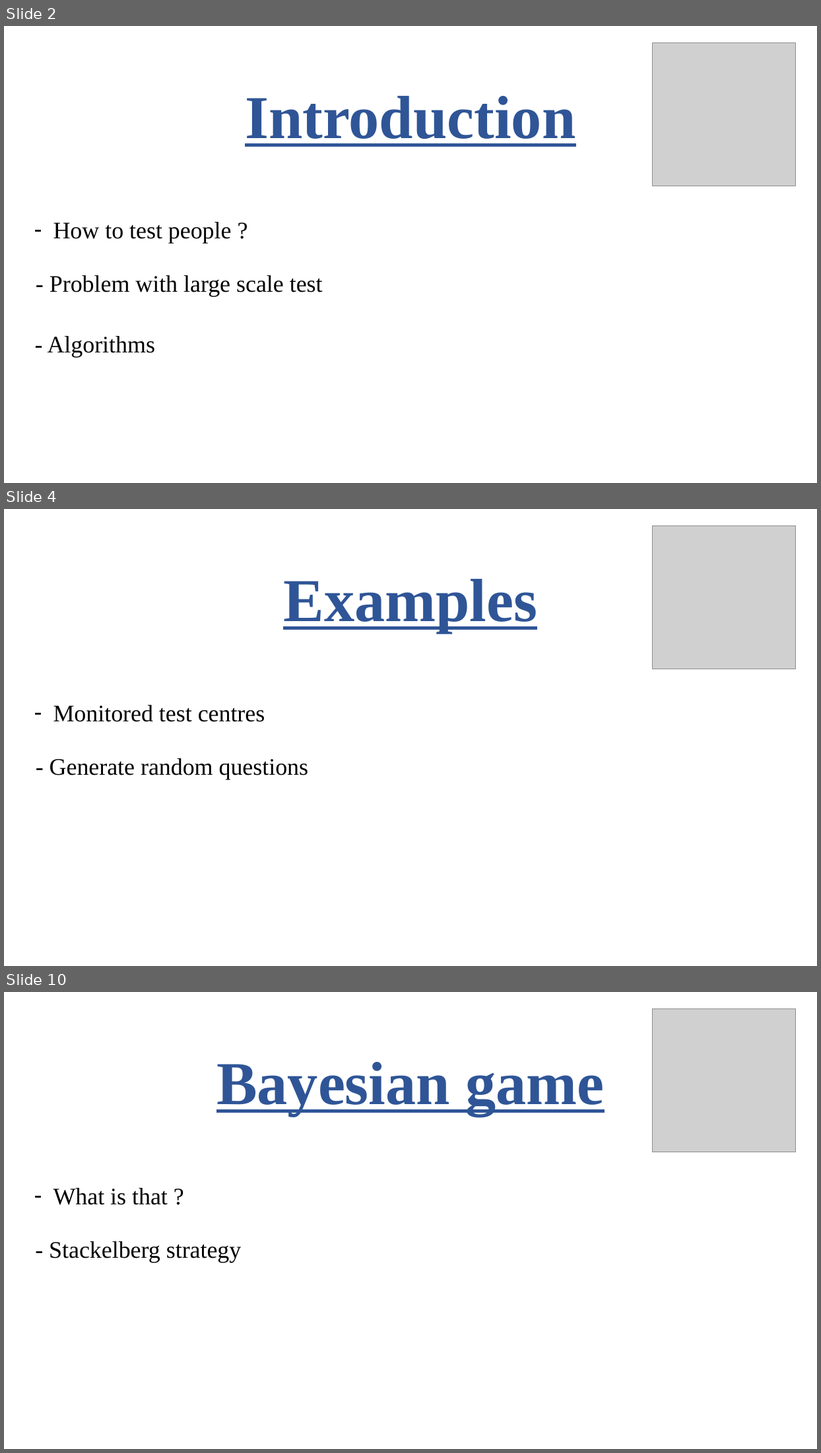
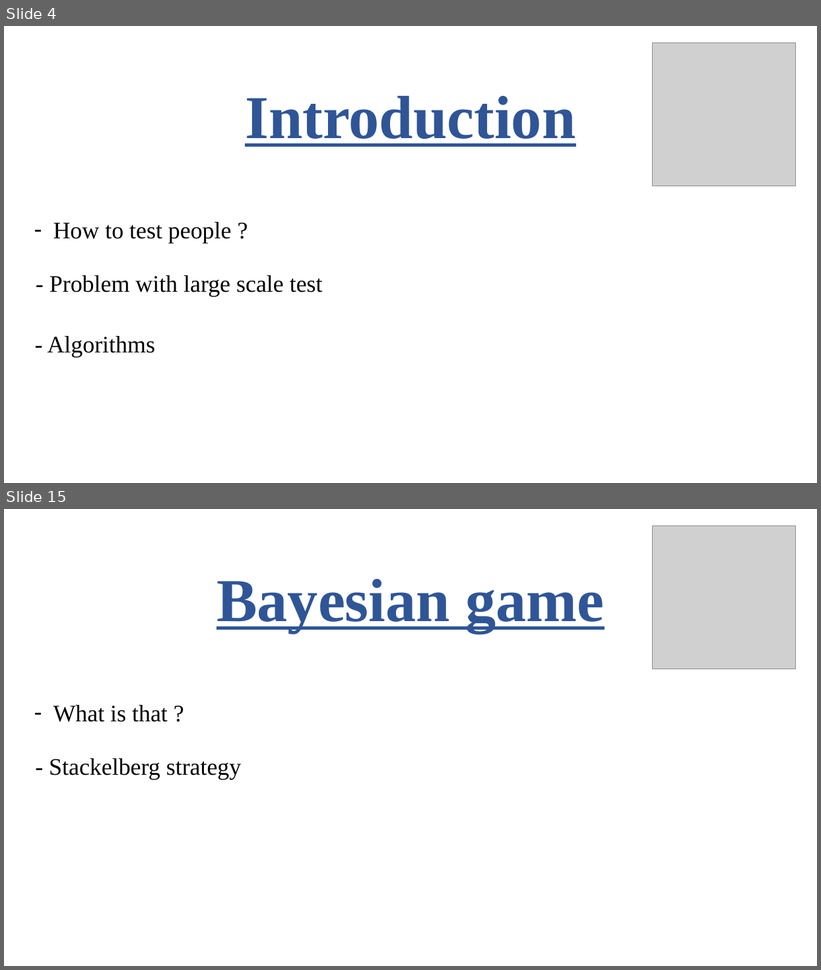
Before and after one commit to robinengels/Anglais, a slide deck: Anglais.pptx. Shown one above the other, each under a label of ours: slides 2, 4 and 10 before the commit, slides 4 and 15 after it; the slides between them are not shown. The pictures are 821x1453 and 821x970 pixels, drawn with LibreOffice and Linux fonts; fonts in the diff are those of the drawing; grey boxes stand for pictures. Boxes give left, top, right and bottom in pixels: in the first picture for what was removed or moved away, otherwise in the second. Text is boxed around its words. In the diff, an @@ line names an element or a change of style, - is before the commit and + after.

```diff
--- a/Anglais.pptx
+++ b/Anglais.pptx
@@ slide 4 removed at <box>4,509,817,966</box>, background #FFFFFF @@
@@ picture removed at <box>653,526,796,669</box> @@
@@ text removed at <box>283,579,537,632</box> @@
-Examples
@@ text removed at <box>54,705,265,722</box> @@
-– Monitored test centres
@@ text removed at <box>50,758,309,780</box> @@
-- Generate random questions
@@ what was slide 2 is now slide 4 @@
@@ what was slide 10 is now slide 15 @@
```
Also in this commit, not shown: 7 slides changed, 8 slides added, 2 other slides removed.
